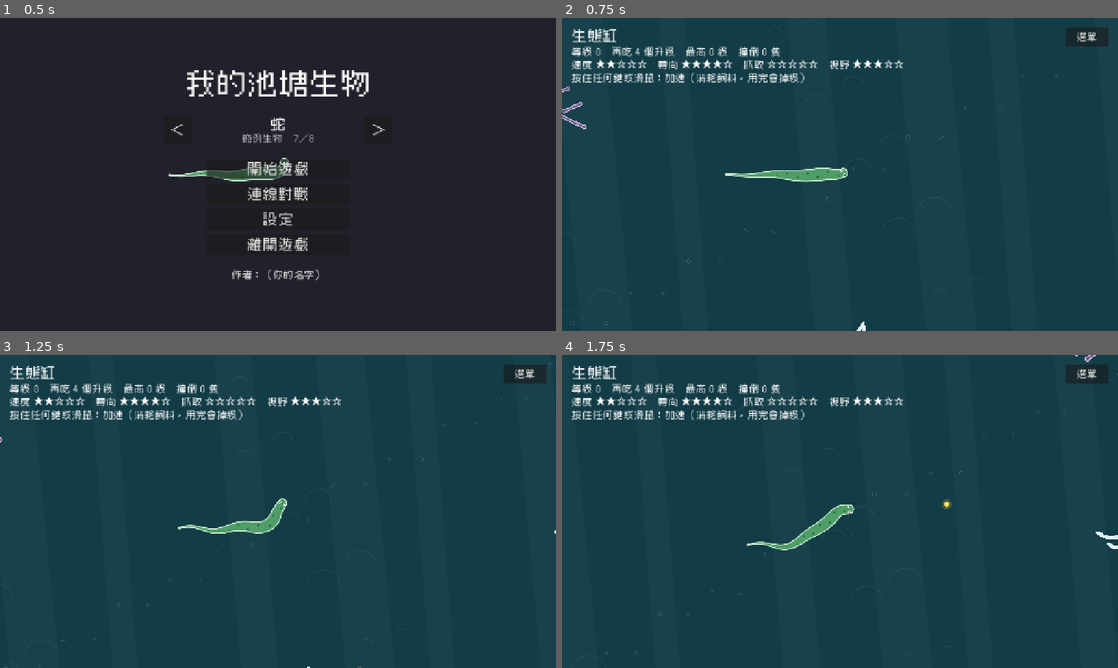
Above: before the commit, frames 1-4 (two rows, left to right).
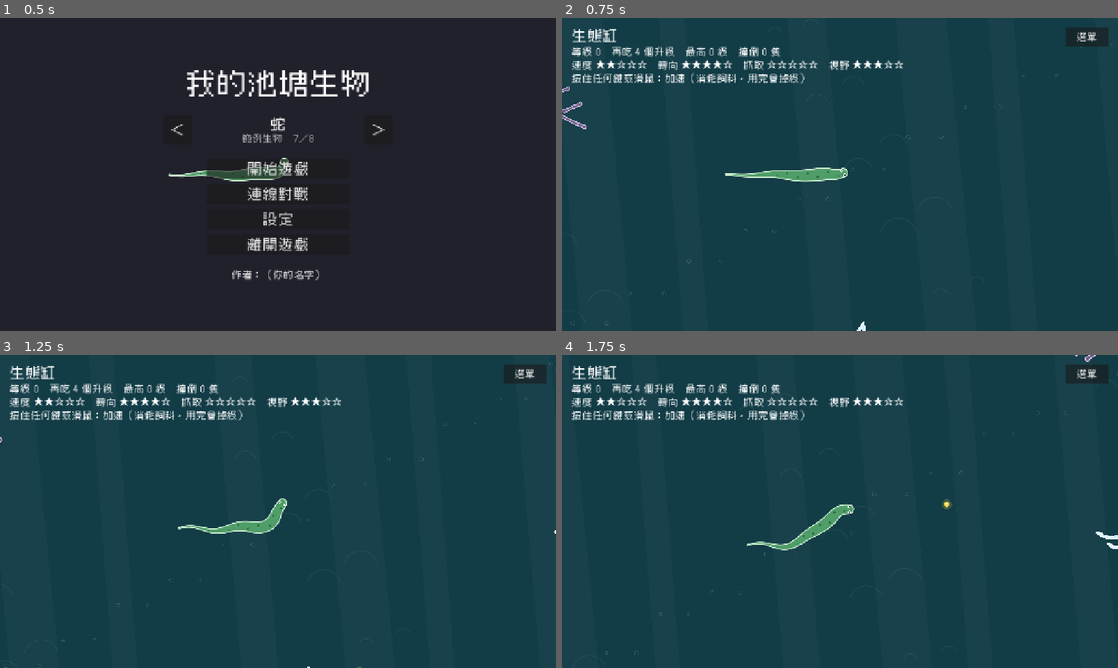
Above: after the commit, the same moments.

Repository: NTUT-NGDC/Procedural-Creature-Template
Game: Godot game, scene res://game/title_screen/title_screen.tscn
The game is run twice, just before and just after one commit, with the same random seed, the same clock (stepped at 60 frames per second) and the same inputs.
Inputs (mouse positions are in pixels of both pictures, inside the frame that each line leads up to):
- Up to frame 1 (0.5 s): no input
- Up to frame 2 (0.75 s): click "開始遊戲" at 0.5 s
- Up to frame 3 (1.25 s): no input
- Up to frame 4 (1.75 s): tap Enter at 1.25 s; move the mouse to (962, 495) at 1.27 s; hold Right from 1.28 s (still down); tap Q at 1.35 s; click (962, 495) at 1.42 s; tap Space at 1.52 s

Frame 1 is identical in both runs. In frame 2, 1.1% of the frame differs, in the area x 1-62%, y 13-21%; in frame 3, 1.1%; in frame 4, 1.1%.

Commit message:
最終排名加上撞倒幾隻；生態缸左上角的能力、加速說明 5 秒後淡掉
- 連線對戰：主機記誰撞倒幾隻（開始對戰歸零），最終排名顯示「名稱　等級　撞倒幾隻」，排名還是看等級
- 生態缸 HUD：能力星星、加速說明拆成 DetailLabel，開始 5 秒後淡掉，暫停時再出現
- 測試：連線、生態缸

Co-Authored-By: Claude Opus 5.5 <noreply@anthropic.com>

Diff:
--- a/_system/tests/scripts/battle_test.gd
+++ b/_system/tests/scripts/battle_test.gd
@@ -181,16 +181,20 @@
 	await _frames(10)
 	_expect(client.phase == OnlineBattle.Phase.PLAYING and client_side.creature.level == 0 and client.time_left > 200.0, "開始對戰：學員收到、大家回 0 級、開始倒數（%.0f 秒）" % client.time_left)
 	host.tank.player.grow(3)
+	host.tank.call("_kill", host_side.creature, host.tank.player)  # 社長撞倒小明一次
 	await _frames(5)
+	_expect((host.players[1] as OnlineBattle.Player).kills == 1 and host_side.kills == 0, "主機記下誰撞倒幾隻（社長 1、小明 0）")
 	host.time_left = 0.05
 	await _frames(10)
 	_expect(host.phase == OnlineBattle.Phase.ENDED and client.phase == OnlineBattle.Phase.ENDED, "時間到：主機、學員都結束")
 	var result: String = client._hud.get_notice()
 	_expect(result.contains("最終排名") and result.find("社長") < result.find("小明"), "學員看到最終排名（社長 3 級排第一）")
+	_expect(result.contains("社長　3 級　撞倒 1 隻") and result.contains("小明　0 級　撞倒 0 隻"), "最終排名有撞倒幾隻")
 	_expect(client.tank.process_mode == Node.PROCESS_MODE_DISABLED, "時間到：畫面停住")
 	host.start_match()
 	await _frames(10)
 	_expect(client.phase == OnlineBattle.Phase.PLAYING and client._hud.get_notice() == "", "再一場：最終排名關掉")
+	_expect((host.players[1] as OnlineBattle.Player).kills == 0, "再一場：撞倒幾隻歸零")
 
 	print("--- 被拒絕 ---")
 	var bad_packet: Dictionary = BattlePacket.build("壞掉", load(SNAKE), {})
--- a/_system/tests/scripts/tank_test.gd
+++ b/_system/tests/scripts/tank_test.gd
@@ -35,6 +35,7 @@
 	await _test_battle_tank()
 	await _test_joystick()
 	await _test_spray_look()
+	await _test_detail_fades()
 
 	if _failures == 0:
 		print("[生態缸測試] 全部 PASS")
@@ -372,6 +373,25 @@
 	await _free(tank)
 
 
+## 左上角的能力、加速說明：一開始看得到，5 秒後淡掉；暫停時再出現，繼續遊戲又藏起來
+func _test_detail_fades() -> void:
+	print("--- 能力、加速說明淡掉 ---")
+	var tank: Tank = await _spawn({"food_interval": 0.0})
+	var hud: Node = tank.get_node("%HUD")
+	var detail: Label = tank.get_node("%DetailLabel")
+	_expect(hud.call("is_detail_shown") and "速度" in detail.text and "加速" in detail.text, "一開始看得到能力和加速說明")
+	_expect(not "速度" in (tank.get_node("%StatusLabel") as Label).text, "等級那一行沒有能力（分開了）")
+	await _seconds(6.2)
+	_expect(not hud.call("is_detail_shown"), "5 秒後淡掉")
+	get_tree().paused = true
+	await _frames(2)
+	_expect(hud.call("is_detail_shown"), "暫停時再出現")
+	get_tree().paused = false
+	await _frames(2)
+	_expect(not hud.call("is_detail_shown"), "繼續遊戲又藏起來")
+	await _free(tank)
+
+
 ## 手指按下、放開（畫面座標）
 func _touch(tank: Tank, finger: int, at: Vector2, pressed: bool) -> void:
 	var touch := InputEventScreenTouch.new()
--- a/game/tank/scripts/tank.gd
+++ b/game/tank/scripts/tank.gd
@@ -538,10 +538,11 @@
 		var count: int = stats.stars(ability, balance.max_stars)
 		return "★".repeat(count) + "☆".repeat(balance.max_stars - count)
 	best_level = maxi(best_level, player.level)
-	_hud.call("show_status", game_name, "等級 %d　再吃 %d 個升級　最高 %d 級　撞倒 %d 隻\n速度 %s　轉向 %s　抓取 %s　視野 %s\n%s：加速（消耗飼料，用完會掉級）" % [
-		player.level, stats.level_cost - player.food_progress, best_level, kills,
+	var status: String = "等級 %d　再吃 %d 個升級　最高 %d 級　撞倒 %d 隻" % [player.level, stats.level_cost - player.food_progress, best_level, kills]
+	var detail: String = "速度 %s　轉向 %s　抓取 %s　視野 %s\n%s：加速（消耗飼料，用完會掉級）" % [
 		stars.call("speed"), stars.call("turn"), stars.call("grab"), stars.call("sight"),
-		"按住右下角的「加速」" if joystick != null else "按住任何鍵或滑鼠"])
+		"按住右下角的「加速」" if joystick != null else "按住任何鍵或滑鼠"]
+	_hud.call("show_status", game_name, status, detail)  # detail（能力、加速說明）一開始顯示一下就淡掉
 
 
 func _play_music() -> void:
--- a/game/tank/scripts/tank_hud.gd
+++ b/game/tank/scripts/tank_hud.gd
@@ -2,21 +2,49 @@
 ## 生態缸的 HUD：左上角顯示遊戲名稱、等級、還要吃幾個才升級、四種能力的星星。
 ## 右上角的「選單」按鈕是暫停選單（PauseMenu）的，不在這裡。
 ##
+## 能力的星星、加速的說明（DetailLabel）一開始顯示 DETAIL_SECONDS 秒就淡掉，不然擋畫面；
+## 打開暫停選單（遊戲暫停）時再顯示，關掉又藏起來。
+##
 ## 想改字的大小、顏色：點場景裡 HUD 底下的 Label，在檢查器的 Theme Overrides 改。
+
+## 能力、加速說明顯示幾秒才淡掉；淡掉要幾秒
+const DETAIL_SECONDS: float = 5.0
+const FADE_SECONDS: float = 1.0
 
 @onready var _name_label: Label = %NameLabel
 @onready var _status_label: Label = %StatusLabel
+@onready var _detail_label: Label = %DetailLabel
 @onready var _message_label: Label = %MessageLabel
 
 
 func _ready() -> void:
 	_message_label.hide()
+	var fade: Tween = create_tween()
+	fade.tween_interval(DETAIL_SECONDS)
+	fade.tween_property(_detail_label, "modulate:a", 0.0, FADE_SECONDS)
 
 
-## 更新左上角的文字
-func show_status(game_name: String, status: String) -> void:
+## 更新左上角的文字：status 一直顯示（等級、還要吃幾個），detail 是能力和加速的說明（一開始顯示一下）
+func show_status(game_name: String, status: String, detail: String = "") -> void:
 	_name_label.text = game_name
 	_status_label.text = status
+	_detail_label.text = detail
+
+
+## 能力、加速說明現在看不看得到（測試用）
+func is_detail_shown() -> bool:
+	return _detail_label.modulate.a > 0.5
+
+
+## 暫停（打開暫停選單）時把能力、加速說明叫回來；繼續遊戲時再藏起來（還沒淡掉的話照原本的時間淡掉）
+func _notification(what: int) -> void:
+	if not is_node_ready():
+		return
+	if what == NOTIFICATION_PAUSED:
+		_detail_label.set_meta("before_pause", _detail_label.modulate.a)
+		_detail_label.modulate.a = 1.0
+	elif what == NOTIFICATION_UNPAUSED:
+		_detail_label.modulate.a = _detail_label.get_meta("before_pause", 1.0)
 
 
 ## 在畫面中間顯示一段提示（例如設定有問題）。seconds > 0 時幾秒後自己消失
--- a/game/tank/tank.tscn
+++ b/game/tank/tank.tscn
@@ -363,6 +363,13 @@
 layout_mode = 2
 theme_override_font_sizes/font_size = 22
 text = "等級 0"
+
+[node name="DetailLabel" type="Label" parent="HUD/Margin/VBox"]
+unique_name_in_owner = true
+layout_mode = 2
+theme_override_font_sizes/font_size = 22
+text = "速度　轉向　抓取　視野
+加速的說明"
 
 [node name="MessageLabel" type="Label" parent="HUD"]
 unique_name_in_owner = true
--- a/lesson/battle/scripts/online_battle.gd
+++ b/lesson/battle/scripts/online_battle.gd
@@ -47,6 +47,8 @@
 	var reached_at: float = 0.0
 	## 重生過幾次：學員的電腦看到變了，就把生物瞬間移過去
 	var spawns: int = 0
+	## 主機：撞倒幾隻（按「開始對戰」歸零，最終排名顯示）
+	var kills: int = 0
 	## 主機：這個玩家的操作（方向、加速）
 	var input_angle: float = 0.0
 	var input_boost: bool = false
@@ -474,6 +476,8 @@
 	var blocker_id: int = _id_of(blocker)
 	if players.has(victim_id):
 		(players[victim_id] as Player).spawns += 1
+	if players.has(blocker_id) and blocker_id != victim_id:
+		(players[blocker_id] as Player).kills += 1
 	for id: int in _joined_peers():
 		_died.rpc_id(id, victim_id, blocker_id)
 
@@ -500,6 +504,7 @@
 		player.spawns += 1
 		player.level = 0
 		player.reached_at = 0.0
+		player.kills = 0
 	tank.show_message("開始！", 1.5)
 	_hud.set_started()
 	_hud.hide_notice()
@@ -514,7 +519,7 @@
 	_broadcast_state()  # 最後的等級先送出去
 	var ranking: Array = []
 	for player: Player in ranking_order():
-		ranking.append([player.name, player.level])
+		ranking.append([player.name, player.level, player.kills])
 	for id: int in _joined_peers():
 		_phase_changed.rpc_id(id, phase, 0.0, ranking)
 	_show_result(ranking)
@@ -763,5 +768,6 @@
 	var lines := PackedStringArray()
 	for i: int in ranking.size():
 		var row: Array = ranking[i]
-		lines.append("%d. %s　%d 級" % [i + 1, str(row[0]), int(row[1])])
+		var kills: int = int(row[2]) if row.size() > 2 else 0  # 撞倒幾隻
+		lines.append("%d. %s　%d 級　撞倒 %d 隻" % [i + 1, str(row[0]), int(row[1]), kills])
 	_hud.show_notice("最終排名", "\n".join(lines) if not lines.is_empty() else "（沒有人）")
